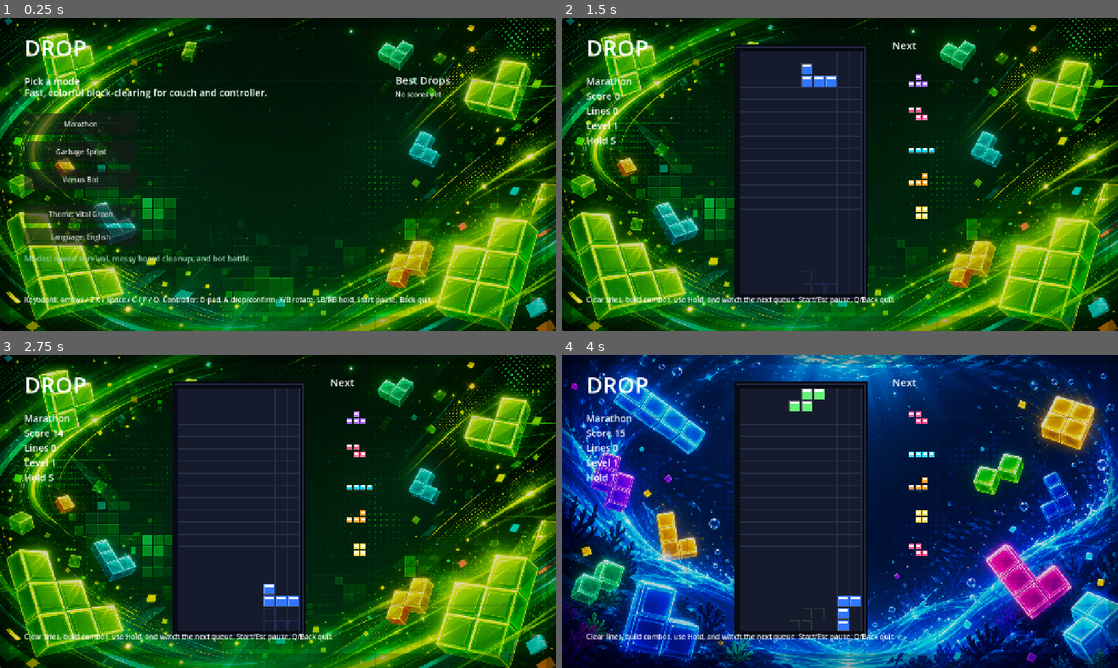
Above: before the commit, frames 1-4 (two rows, left to right).
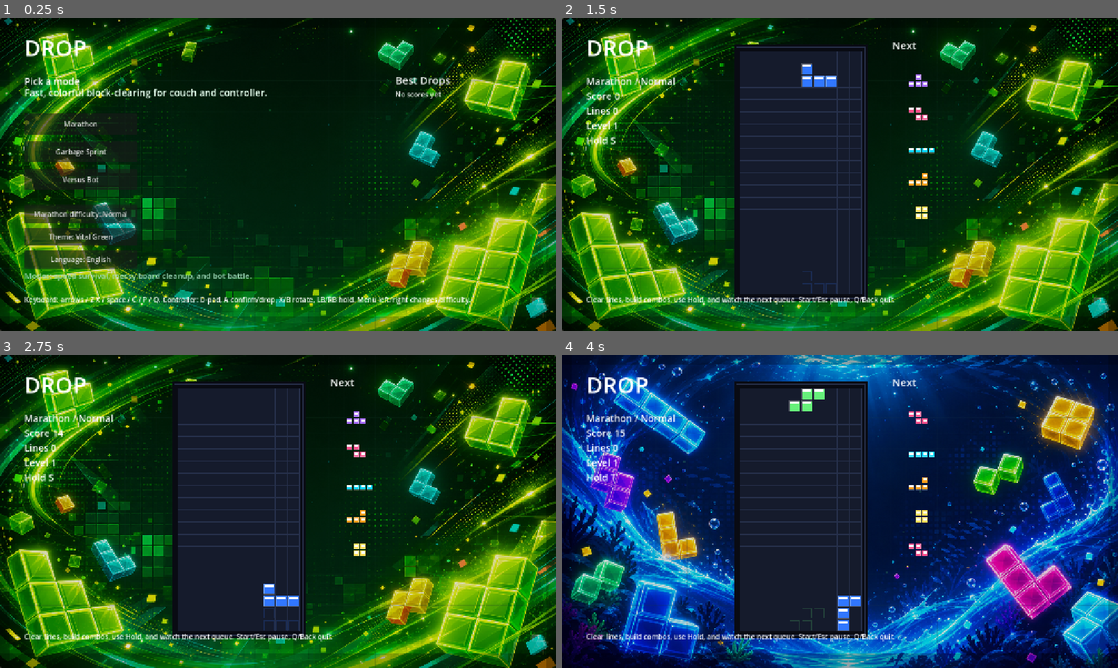
Above: after the commit, the same moments.

Repository: ozbillwang/drop
Game: Godot game, scene res://scenes/main.tscn
Same seed, same stepped clock (60 frames per second), same inputs: the game is played once before the commit and once after it.
Inputs (mouse positions are in pixels of both pictures, inside the frame that each line leads up to):
- Up to frame 1 (0.25 s): no input
- Up to frame 2 (1.5 s): click "Marathon" at 0.5 s; tap Enter (ui_accept) at 1.25 s; move the mouse to (962, 158) at 1.27 s; hold Right (move_right) from 1.28 s (still down); hold C (hold) from 1.28 s (still down); click (962, 158) at 1.42 s
- Up to frame 3 (2.75 s): tap Enter (ui_accept) at 1.52, 1.55, 1.82, 2, 2.1, 2.27, 2.57 s; move the mouse to (166, 527) at 2.02 s; release Right (move_right) at 2.03 s; release C (hold) at 2.03 s; hold Down (menu_down) from 2.03 s (still down); tap C (hold) at 2.3 s
- Up to frame 4 (4 s): move the mouse to (895, 442) at 2.77 s; release Down (menu_down) at 2.78 s; hold Right (move_right) 2.78-3.53 s; hold T (cycle_theme) 2.78-3.53 s; tap Enter (ui_accept) at 3.05, 3.5, 3.77 s; move the mouse to (812, 574) at 3.52 s; hold Up (menu_up) from 3.53 s (still down); tap Space (hard_drop) at 3.6 s; click (812, 574) at 3.67 s; tap C (hold) at 3.8 s

The runs differ from the first frame. In frame 1, 2.4% of the frame differs, in the area x 4-85%, y 61-92%; in frame 2, 0.1%; in frame 3, 0.1%; in frame 4, 0.1%.

Commit message:
Add marathon difficulty setting

Diff:
--- a/scripts/main.gd
+++ b/scripts/main.gd
@@ -8,10 +8,13 @@
 const MAX_HISTORY := 10
 const MOVE_REPEAT_DELAY := 0.18
 const MOVE_REPEAT_INTERVAL := 0.06
+const EASY_SCORE_THRESHOLD := 100000
+const EASY_ACCELERATION_DIVISOR := 6.0
 
 enum Screen { MENU, PLAYING, PAUSED, GAME_OVER }
 enum Mode { MARATHON, SPRINT, VERSUS }
 enum Language { EN, ZH }
+enum Difficulty { EASY, NORMAL }
 
 const MODE_NAMES := {
 	Mode.MARATHON: "Marathon",
@@ -106,7 +109,7 @@
 const I18N := {
 	"en": {
 		"pick_mode": "Pick a mode",
-		"controls_hint": "Keyboard: arrows / Z X / space / C / P / Q. Controller: D-pad, A drop/confirm, X/B rotate, LB/RB hold, Start pause, Back quit.",
+		"controls_hint": "Keyboard: arrows / Z X / space / C / P / Q. Controller: D-pad, A confirm/drop, X/B rotate, LB/RB hold. Menu left/right changes difficulty.",
 		"play_hint": "Clear lines, build combos, use Hold, and watch the next queue. Start/Esc pause, Q/Back quit.",
 		"paused_hint": "Paused. Press P / A to resume, Esc / Start / Back / Q for menu.",
 		"game_over_hint": "Press A / Esc / Start to return to the mode menu.",
@@ -124,6 +127,9 @@
 		"bot": "Bot",
 		"history": "Best Drops",
 		"no_scores": "No scores yet",
+		"difficulty": "Marathon difficulty",
+		"easy": "Easy",
+		"normal": "Normal",
 		"theme": "Theme",
 		"language": "Language",
 		"english": "English",
@@ -136,7 +142,7 @@
 	},
 	"zh": {
 		"pick_mode": "选择玩法",
-		"controls_hint": "键盘：方向键 / Z X / 空格 / C / P / Q。手柄：十字键，A 硬降/确认，X/B 旋转，LB/RB 暂存，Start 暂停，Back 放弃。",
+		"controls_hint": "键盘：方向键 / Z X / 空格 / C / P / Q。手柄：十字键，A 确认/硬降，X/B 旋转，LB/RB 暂存。菜单左右键切难度。",
 		"play_hint": "消行、连击、使用暂存，并留意下一个方块队列。Start/Esc 暂停，Q/Back 放弃。",
 		"paused_hint": "已暂停。按 P / A 继续，按 Esc / Start / Back / Q 返回菜单。",
 		"game_over_hint": "按 A / Esc / Start 返回玩法菜单。",
@@ -154,6 +160,9 @@
 		"bot": "Bot",
 		"history": "历史高分",
 		"no_scores": "暂无分数",
+		"difficulty": "单人难度",
+		"easy": "容易",
+		"normal": "普通",
 		"theme": "背景",
 		"language": "语言",
 		"english": "English",
@@ -210,6 +219,7 @@
 var mode := Mode.MARATHON
 var selected_mode := 0
 var language := Language.EN
+var difficulty := Difficulty.NORMAL
 var theme_index := 0
 var board: Array = []
 var bot_board: Array = []
@@ -230,6 +240,8 @@
 var drop_delay := 0.8
 var drop_clock := 0.0
 var soft_clock := 0.0
+var easy_slowdown_start_level := 0
+var easy_slowdown_start_delay := 0.8
 var move_repeat_dir := 0
 var move_repeat_clock := 0.0
 var move_repeat_started := false
@@ -255,6 +267,7 @@
 var hint_label: Label
 var history_box: VBoxContainer
 var menu_buttons: Array[Button] = []
+var difficulty_button: Button
 var theme_button: Button
 var language_button: Button
 var touch_root: Control
@@ -292,16 +305,22 @@
 	_add_action_key("ui_accept", KEY_SPACE)
 	_add_action_key("menu_up", KEY_UP)
 	_add_action_key("menu_down", KEY_DOWN)
+	_add_action_key("menu_left", KEY_LEFT)
+	_add_action_key("menu_right", KEY_RIGHT)
 	_add_action_joy_button("move_left", JOY_BUTTON_DPAD_LEFT)
 	_add_action_joy_button("move_right", JOY_BUTTON_DPAD_RIGHT)
 	_add_action_joy_button("soft_drop", JOY_BUTTON_DPAD_DOWN)
 	_add_action_joy_button("menu_up", JOY_BUTTON_DPAD_UP)
 	_add_action_joy_button("menu_down", JOY_BUTTON_DPAD_DOWN)
+	_add_action_joy_button("menu_left", JOY_BUTTON_DPAD_LEFT)
+	_add_action_joy_button("menu_right", JOY_BUTTON_DPAD_RIGHT)
 	_add_action_joy_axis("move_left", JOY_AXIS_LEFT_X, -1.0)
 	_add_action_joy_axis("move_right", JOY_AXIS_LEFT_X, 1.0)
 	_add_action_joy_axis("soft_drop", JOY_AXIS_LEFT_Y, 1.0)
 	_add_action_joy_axis("menu_up", JOY_AXIS_LEFT_Y, -1.0)
 	_add_action_joy_axis("menu_down", JOY_AXIS_LEFT_Y, 1.0)
+	_add_action_joy_axis("menu_left", JOY_AXIS_LEFT_X, -1.0)
+	_add_action_joy_axis("menu_right", JOY_AXIS_LEFT_X, 1.0)
 	_add_action_joy_button("hard_drop", JOY_BUTTON_A)
 	_add_action_joy_button("ui_accept", JOY_BUTTON_A)
 	_add_action_joy_button("ui_accept", JOY_BUTTON_START)
@@ -377,14 +396,20 @@
 		add_child(button)
 		menu_buttons.append(button)
 
+	difficulty_button = Button.new()
+	difficulty_button.position = Vector2(56, 430)
+	difficulty_button.size = Vector2(260, 42)
+	difficulty_button.pressed.connect(_cycle_difficulty)
+	add_child(difficulty_button)
+
 	theme_button = Button.new()
-	theme_button.position = Vector2(56, 430)
+	theme_button.position = Vector2(56, 482)
 	theme_button.size = Vector2(260, 42)
 	theme_button.pressed.connect(_cycle_theme)
 	add_child(theme_button)
 
 	language_button = Button.new()
-	language_button.position = Vector2(56, 482)
+	language_button.position = Vector2(56, 534)
 	language_button.size = Vector2(260, 42)
 	language_button.pressed.connect(_toggle_language)
 	add_child(language_button)
@@ -435,6 +460,14 @@
 	return data["name_zh"] if language == Language.ZH else data["name_en"]
 
 
+func _difficulty_name() -> String:
+	return _difficulty_name_for(difficulty)
+
+
+func _difficulty_name_for(value: int) -> String:
+	return _text("easy") if value == Difficulty.EASY else _text("normal")
+
+
 func _legacy_mode_name(raw: Variant) -> String:
 	if raw is int:
 		return _mode_name(raw)
@@ -448,10 +481,24 @@
 	return str(raw)
 
 
+func _history_entry_name(entry: Dictionary) -> String:
+	var raw_mode: Variant = entry.get("mode", Mode.MARATHON)
+	var label := _legacy_mode_name(raw_mode)
+	var mode_value := -1
+	if raw_mode is int:
+		mode_value = raw_mode
+	elif str(raw_mode) == "Marathon":
+		mode_value = Mode.MARATHON
+	if mode_value == Mode.MARATHON and entry.has("difficulty"):
+		label += " " + _difficulty_name_for(int(entry.get("difficulty", Difficulty.NORMAL)))
+	return label
+
+
 func _refresh_static_text() -> void:
 	title_label.text = "DROP"
 	for i in menu_buttons.size():
 		menu_buttons[i].text = _mode_name(i)
+	difficulty_button.text = "%s: %s" % [_text("difficulty"), _difficulty_name()]
 	theme_button.text = "%s: %s" % [_text("theme"), _theme_name()]
 	language_button.text = "%s: %s" % [_text("language"), _text("chinese") if language == Language.ZH else _text("english")]
 	if screen == Screen.MENU:
@@ -468,6 +515,12 @@
 
 func _cycle_theme() -> void:
 	theme_index = (theme_index + 1) % THEME_KEYS.size()
+	_refresh_static_text()
+	queue_redraw()
+
+
+func _cycle_difficulty() -> void:
+	difficulty = Difficulty.NORMAL if difficulty == Difficulty.EASY else Difficulty.EASY
 	_refresh_static_text()
 	queue_redraw()
 
@@ -574,6 +627,7 @@
 	_set_touch_controls(false)
 	for button in menu_buttons:
 		button.visible = true
+	difficulty_button.visible = true
 	theme_button.visible = true
 	language_button.visible = true
 	_refresh_static_text()
@@ -605,6 +659,8 @@
 	level = 1
 	combo = -1
 	drop_delay = 0.8
+	easy_slowdown_start_level = 0
+	easy_slowdown_start_delay = 0.8
 	drop_clock = 0.0
 	soft_clock = 0.0
 	move_repeat_dir = 0
@@ -628,6 +684,7 @@
 		_spawn_bot_piece()
 	for button in menu_buttons:
 		button.visible = false
+	difficulty_button.visible = false
 	theme_button.visible = false
 	language_button.visible = false
 	history_box.visible = false
@@ -719,6 +776,8 @@
 		elif event.is_action_pressed("menu_up"):
 			selected_mode = (selected_mode + 2) % 3
 			menu_buttons[selected_mode].grab_focus()
+		elif event.is_action_pressed("menu_left") or event.is_action_pressed("menu_right"):
+			_cycle_difficulty()
 		elif event.is_action_pressed("ui_accept"):
 			start_game(selected_mode)
 		else:
@@ -879,9 +938,30 @@
 	combo += 1
 	lines += cleared
 	level = 1 + lines / 10
-	drop_delay = max(0.09, 0.8 - float(level - 1) * 0.055)
 	var base: int = [0, 100, 300, 500, 800][cleared]
 	score += base * level + max(combo, 0) * 50
+	_update_drop_delay()
+
+
+func _update_drop_delay() -> void:
+	var normal_delay := _normal_drop_delay(level)
+	if mode != Mode.MARATHON or difficulty != Difficulty.EASY:
+		drop_delay = normal_delay
+		return
+	if score < EASY_SCORE_THRESHOLD:
+		easy_slowdown_start_level = 0
+		easy_slowdown_start_delay = normal_delay
+		drop_delay = normal_delay
+		return
+	if easy_slowdown_start_level == 0:
+		easy_slowdown_start_level = level
+		easy_slowdown_start_delay = normal_delay
+	var extra_levels: int = max(0, level - easy_slowdown_start_level)
+	drop_delay = max(0.09, easy_slowdown_start_delay - float(extra_levels) * 0.055 / EASY_ACCELERATION_DIVISOR)
+
+
+func _normal_drop_delay(for_level: int) -> float:
+	return max(0.09, 0.8 - float(for_level - 1) * 0.055)
 
 
 func _clear_lines(target_board: Array) -> int:
@@ -1160,6 +1240,7 @@
 func _save_score() -> void:
 	var entry := {
 		"mode": mode,
+		"difficulty": difficulty,
 		"score": score,
 		"lines": lines,
 		"level": level,
@@ -1201,7 +1282,7 @@
 	for i in min(history.size(), 8):
 		var entry = history[i]
 		var label := Label.new()
-		label.text = "%d. %s  %d" % [i + 1, _legacy_mode_name(entry.get("mode", Mode.MARATHON)), int(entry.get("score", 0))]
+		label.text = "%d. %s  %d" % [i + 1, _history_entry_name(entry), int(entry.get("score", 0))]
 		label.add_theme_font_size_override("font_size", 16)
 		history_box.add_child(label)
 
@@ -1209,7 +1290,7 @@
 func _update_labels() -> void:
 	title_label.text = "DROP"
 	stats_label.text = "%s\n%s %d\n%s %d\n%s %d\n%s %s" % [
-		_mode_name(mode),
+		_mode_name(mode) + (" / " + _difficulty_name() if mode == Mode.MARATHON else ""),
 		_text("score"),
 		score,
 		_text("lines"),
@@ -1335,7 +1416,7 @@
 func _draw_menu() -> void:
 	var theme := _theme_data()
 	draw_string(get_theme_default_font(), Vector2(56, 180), _text("tagline"), HORIZONTAL_ALIGNMENT_LEFT, -1, 22, theme["text"])
-	draw_string(get_theme_default_font(), Vector2(56, 560), _text("mode_summary"), HORIZONTAL_ALIGNMENT_LEFT, -1, 18, theme["muted"])
+	draw_string(get_theme_default_font(), Vector2(56, 600), _text("mode_summary"), HORIZONTAL_ALIGNMENT_LEFT, -1, 18, theme["muted"])
 
 
 func _draw_board(target_board: Array, origin: Vector2, include_active: bool, block_size: int = BLOCK) -> void:
Not shown, changed: README.md
